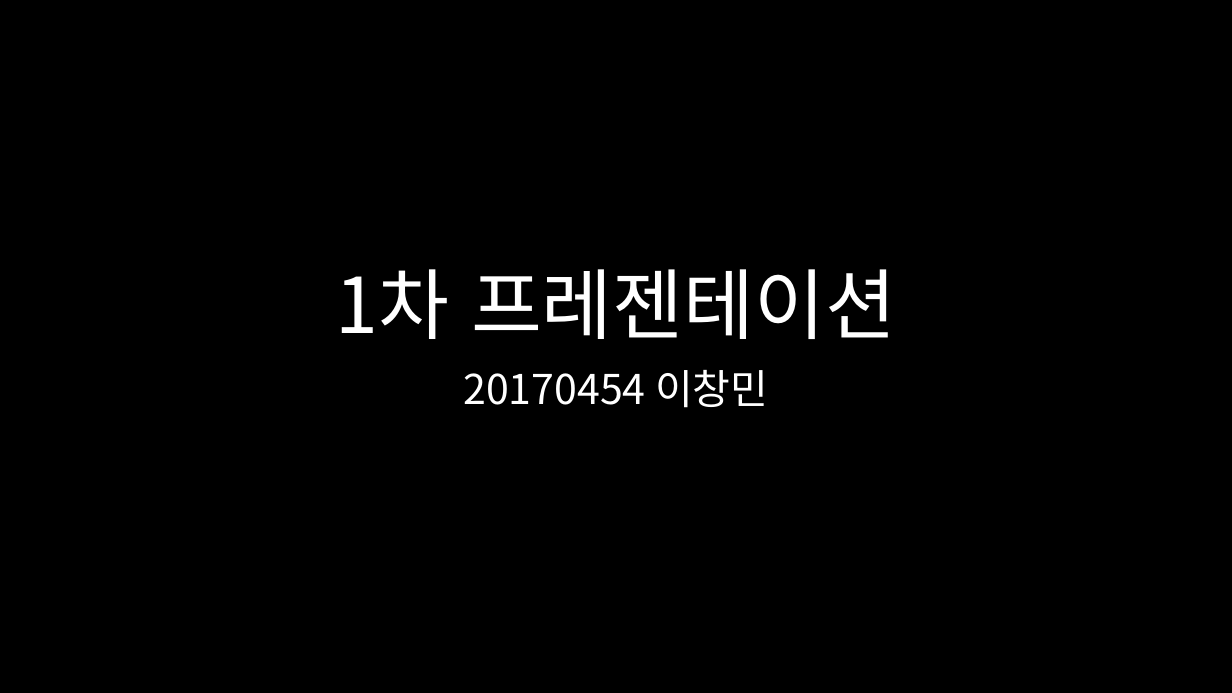
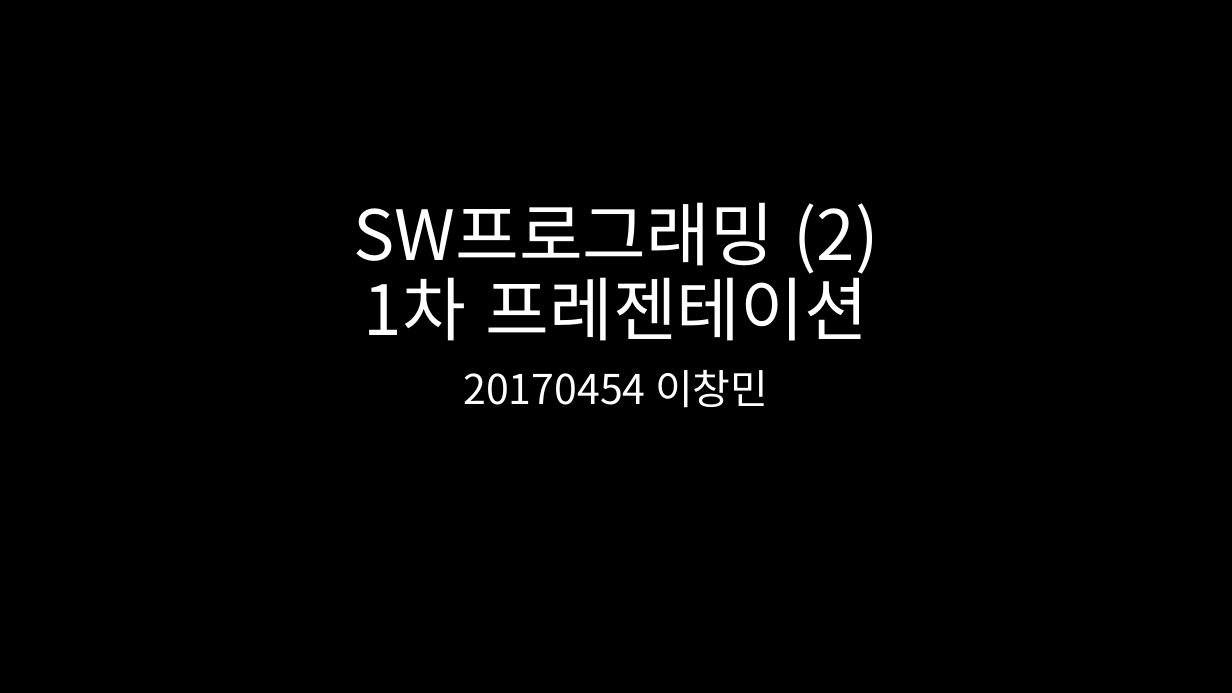
Before and after one commit to ChangminYi/SWProgramming_2, a slide deck: slide 1 of 1st_presentation_20170454.pptx. Drawn at 1232x693 pixels with LibreOffice and Linux fonts; fonts in the diff are those of the drawing. Boxes give left, top, right and bottom in pixels: in the first picture for what was removed or moved away, otherwise in the second. Text is boxed around its words. In the diff, an @@ line names an element or a change of style, - is before the commit and + after.

Commit message:
Slightly Changed

```diff
--- a/1st_presentation_20170454.pptx
+++ b/1st_presentation_20170454.pptx
@@ title at box(353, 202, 878, 341): text changed; size 60 to 54 pt @@
-1차 프레젠테이션
+SW프로그래밍 (2)
+1차 프레젠테이션
```
